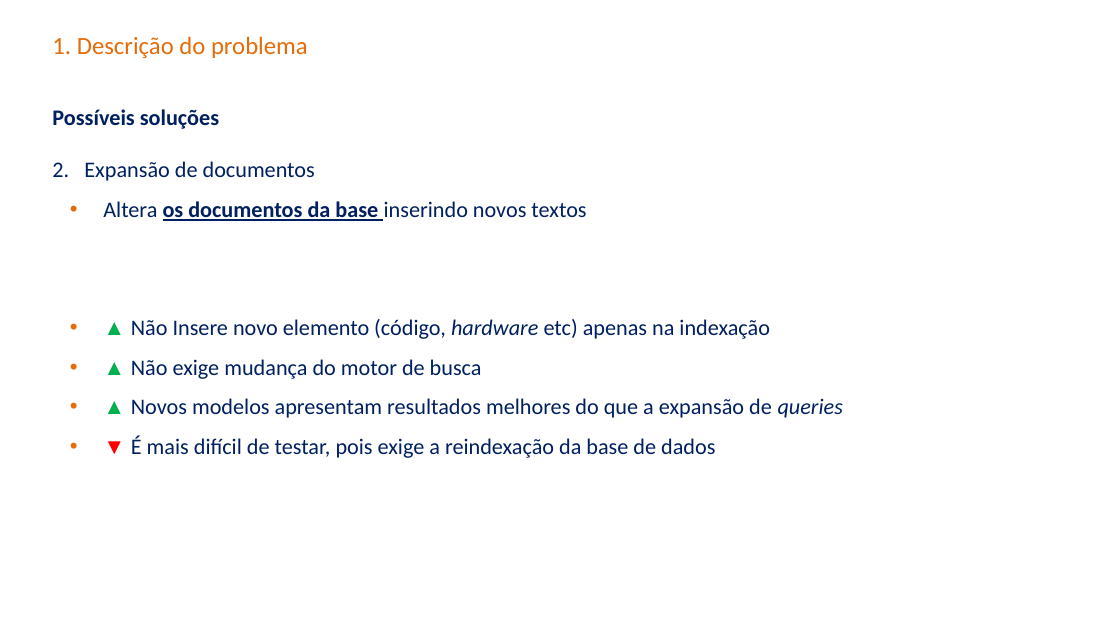
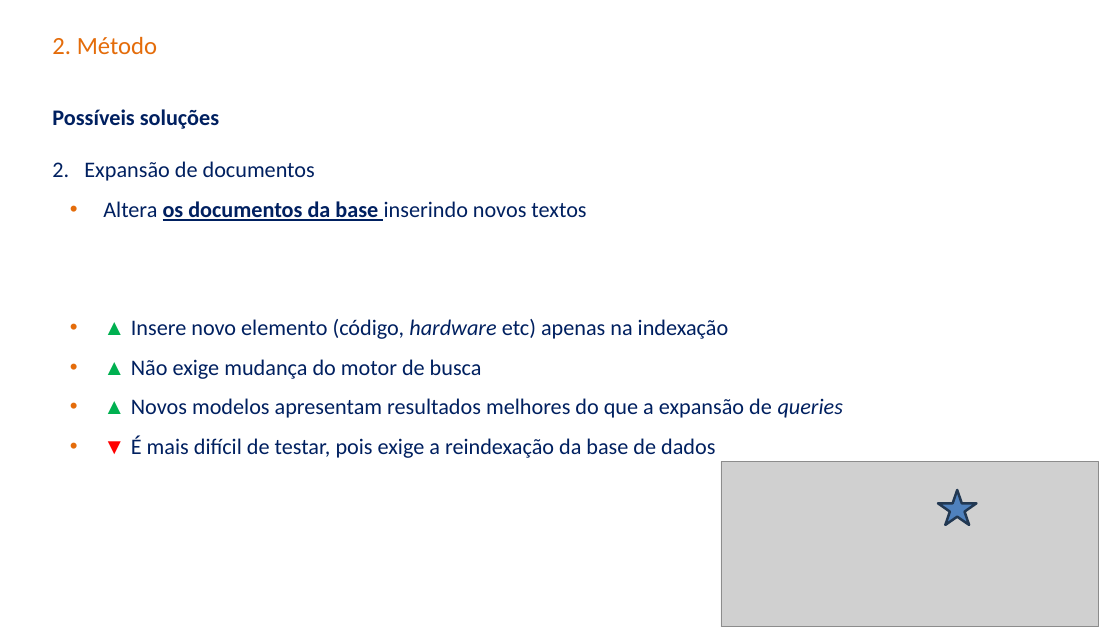
Before and after one commit to carisio/juris_tcu_expansao_doc, a slide deck: slide 13 of projeto_final/Apresentação.pptx (slide 14 before the commit). Drawn at 1120x630 pixels with LibreOffice and Linux fonts; fonts in the diff are those of the drawing; grey boxes stand for pictures; background and template pictures are left out. Boxes give left, top, right and bottom in pixels: in the first picture for what was removed or moved away, otherwise in the second. Text is boxed around its words. In the diff, an @@ line names an element or a change of style, - is before the commit and + after.

```diff
--- a/projeto_final/Apresentação.pptx
+++ b/projeto_final/Apresentação.pptx
@@ title at box(52, 37, 157, 54): text changed @@
-1. Descrição do problema
+2. Método
@@ text at box(131, 319, 729, 339): text changed @@
-  • ▲ Não Insere novo elemento (código, hardware etc) apenas na indexação
+  • ▲ Insere novo elemento (código, hardware etc) apenas na indexação
@@ picture added at box(721, 461, 1099, 627) @@
@@ star added at box(938, 490, 976, 524), fill #4F81BD, outline #233953 2 pt @@
```
Also in this commit, not shown: 16 other slides changed, 1 slide added, 1 slide removed, 1 other file.
